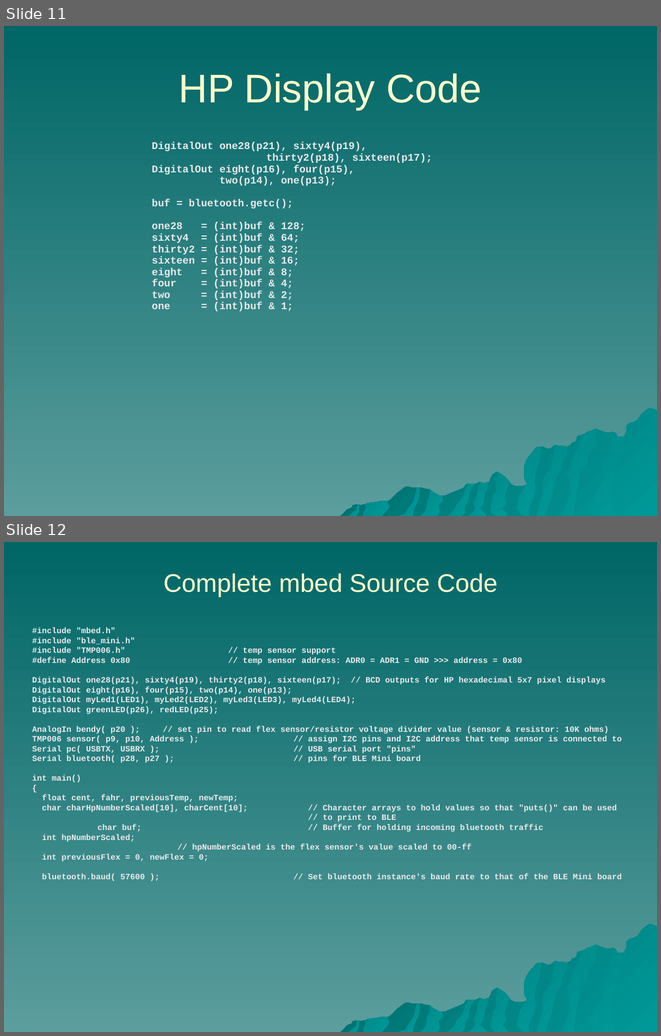
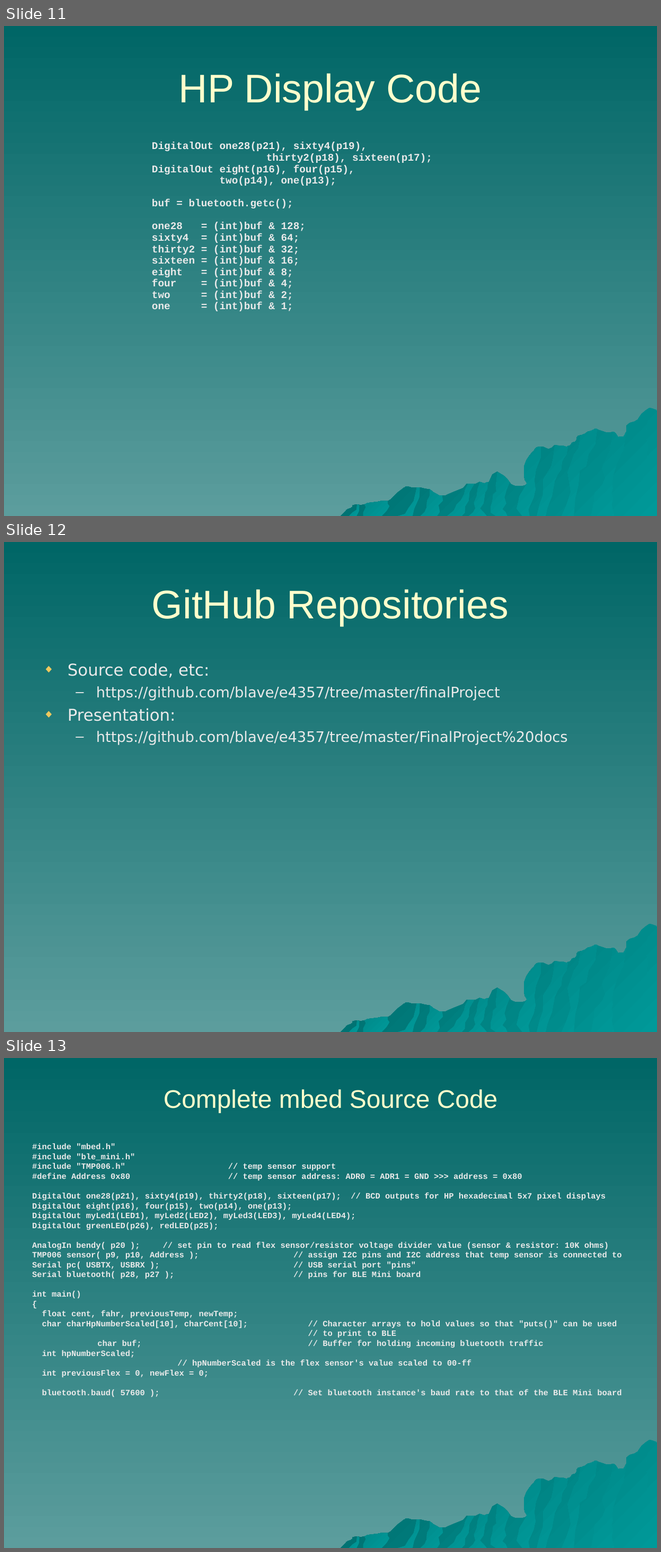
Before and after one commit to blave/e4357, a slide deck: FinalProject docs/Wang Chung Sensor Cruncher.ppt. Shown one above the other, each under a label of ours: slides 11 and 12 before the commit, slides 11, 12 and 13 after it. The pictures are 661x1036 and 661x1552 pixels, drawn with LibreOffice and Linux fonts; fonts in the diff are those of the drawing. Boxes give left, top, right and bottom in pixels: in the first picture for what was removed or moved away, otherwise in the second. Text is boxed around its words. In the diff, an @@ line names an element or a change of style, - is before the commit and + after.

Commit message:
ctc

```diff
--- a/FinalProject docs/Wang Chung Sensor Cruncher.ppt
+++ b/FinalProject docs/Wang Chung Sensor Cruncher.ppt
@@ slide 12 added at [4, 542, 657, 1032], background gradient #006666 to #5C9D9D; not listed: 15 template elements that a slide beside it also shows @@
@@ title added at [152, 589, 509, 626], 44 pt, text #FFFFCC @@
+GitHub Repositories
@@ text added at [68, 663, 568, 745], 16 pt, text #EAEAEA @@
+◆ Source code, etc:
+  – https://github.com/blave/e4357/tree/master/finalProject
+◆ Presentation:
+  – https://github.com/blave/e4357/tree/master/FinalProject%20docs
@@ what was slide 12 is now slide 13 @@
```
